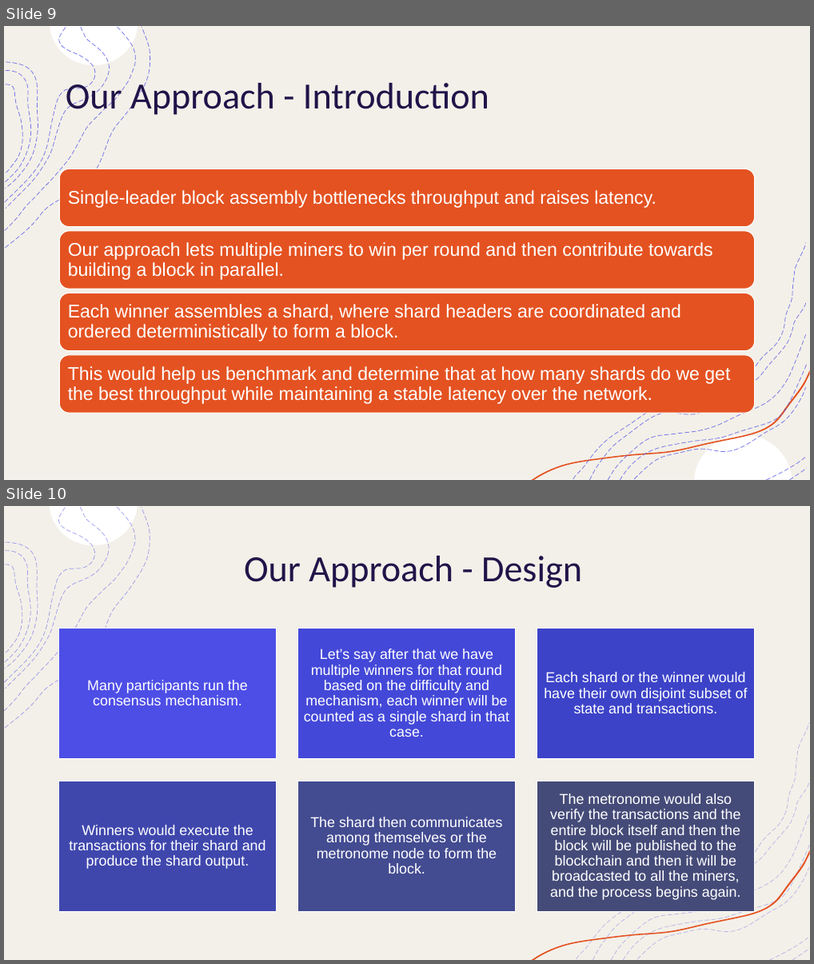
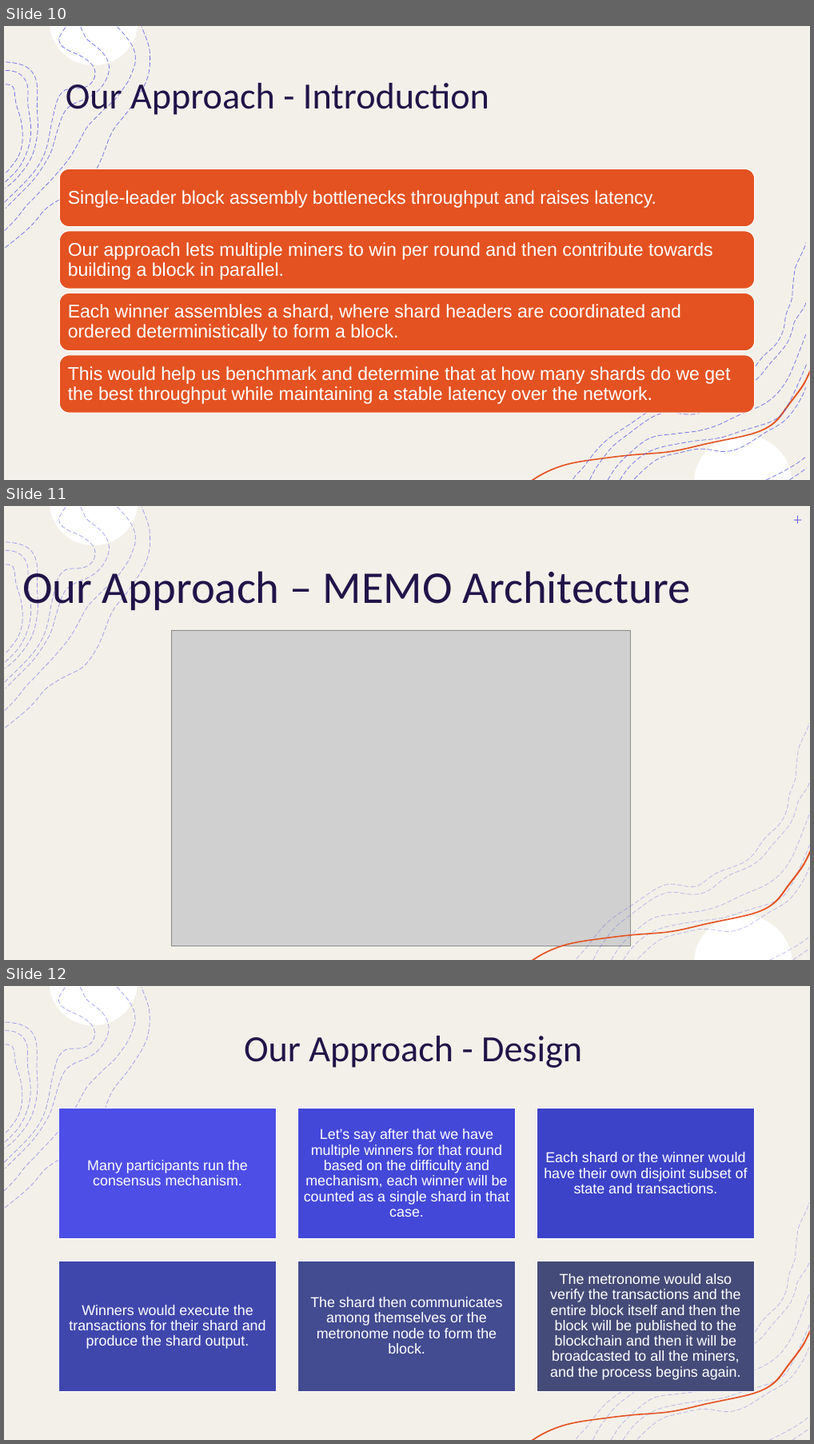
Before and after one commit to OmGandhi091611/Sharding_Simulations, a slide deck: Paper/Final Presentation.pptx. Shown one above the other, each under a label of ours: slides 9 and 10 before the commit, slides 10, 11 and 12 after it. The pictures are 814x964 and 814x1444 pixels, drawn with LibreOffice and Linux fonts; fonts in the diff are those of the drawing; grey boxes stand for pictures. Boxes give left, top, right and bottom in pixels: in the first picture for what was removed or moved away, otherwise in the second. Text is boxed around its words. In the diff, an @@ line names an element or a change of style, - is before the commit and + after.

```diff
--- a/Paper/Final Presentation.pptx
+++ b/Paper/Final Presentation.pptx
@@ slide 11 added at bbox=[4, 506, 810, 960], background #FFFFFF; not listed: 8 template elements that a slide beside it also shows @@
@@ rectangle added at bbox=[4, 506, 810, 960], fill #FFFFFF, outline #F2F2F2 1 pt @@
@@ rectangle added at bbox=[4, 506, 810, 960], fill #F3F0E9 @@
@@ freeform shape added at bbox=[5, 508, 135, 711], outline #4D4EE6 0.75 pt dashed @@
@@ freeform shape added at bbox=[5, 508, 95, 682], outline #4D4EE6 0.75 pt dashed @@
@@ line added from (794, 520) to (802, 520), #7162FE 1 pt @@
@@ line added from (798, 516) to (798, 524), #7162FE 1 pt @@
@@ freeform shape added at bbox=[5, 551, 30, 663], outline #4D4EE6 0.75 pt dashed @@
@@ group added at bbox=[5, 506, 150, 728]: 8 freeform shapes @@
@@ title added at bbox=[22, 565, 690, 614], 54 pt, text #201449 @@
+Our Approach – MEMO Architecture
@@ picture added at bbox=[171, 630, 630, 946] @@
@@ group added at bbox=[590, 783, 807, 960]: 5 freeform shapes @@
@@ freeform shape added at bbox=[531, 850, 810, 960], fill #E45221 @@
@@ group added at bbox=[532, 723, 810, 960]: 9 freeform shapes @@
@@ freeform shape added at bbox=[695, 914, 793, 959], fill #FFFFFF @@
@@ what was slide 9 is now slide 10 @@
@@ what was slide 10 is now slide 12 @@
```
Also in this commit, not shown: 4 slides changed, 10 other slides added, 5 slides removed.
